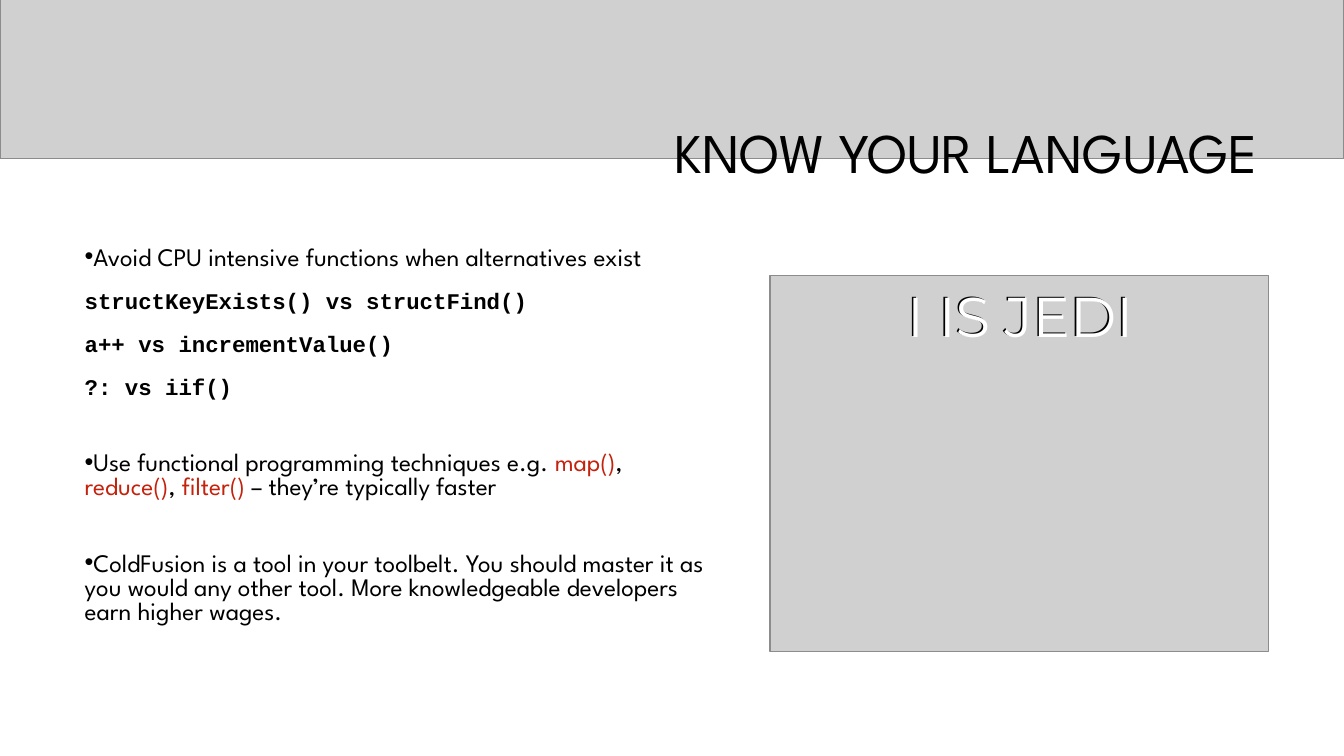
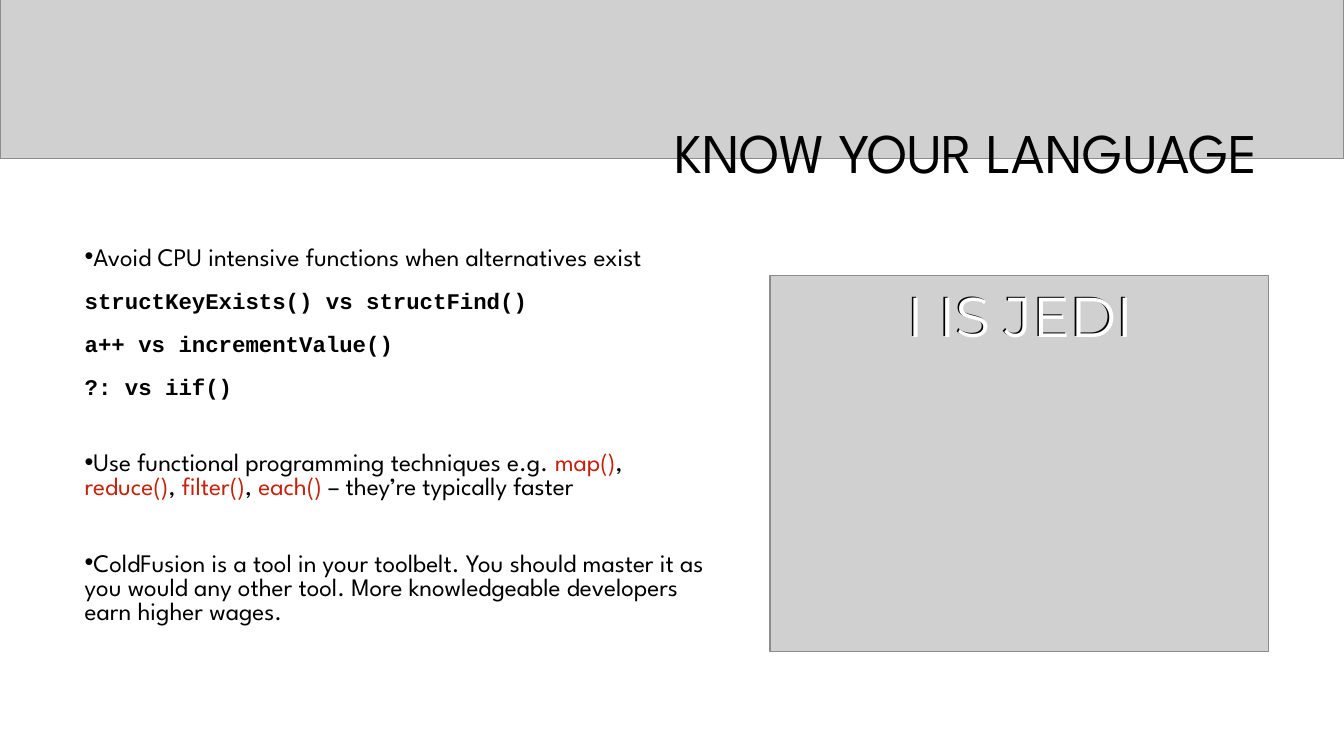
Before and after one commit to ddspringle/cfsummit19-preso-assets, a slide deck: slide 10 of Caching & Performance in ColdFusion - ACF Summit 2019.pptx. Drawn at 1344x756 pixels with LibreOffice and Linux fonts; fonts in the diff are those of the drawing; grey boxes stand for pictures; background and template pictures are left out. Boxes give left, top, right and bottom in pixels: in the first picture for what was removed or moved away, otherwise in the second. Text is boxed around its words. In the diff, an @@ line names an element or a change of style, - is before the commit and + after.

```diff
--- a/Caching & Performance in ColdFusion - ACF Summit 2019.pptx
+++ b/Caching & Performance in ColdFusion - ACF Summit 2019.pptx
@@ text at (85, 453, 623, 501): text changed @@
-• Use functional programming techniques e.g. map(), reduce(), filter() – they’re typically faster
+• Use functional programming techniques e.g. map(), reduce(), filter(), each() – they’re typically faster
```
Also in this commit, not shown: 1 slide added.
